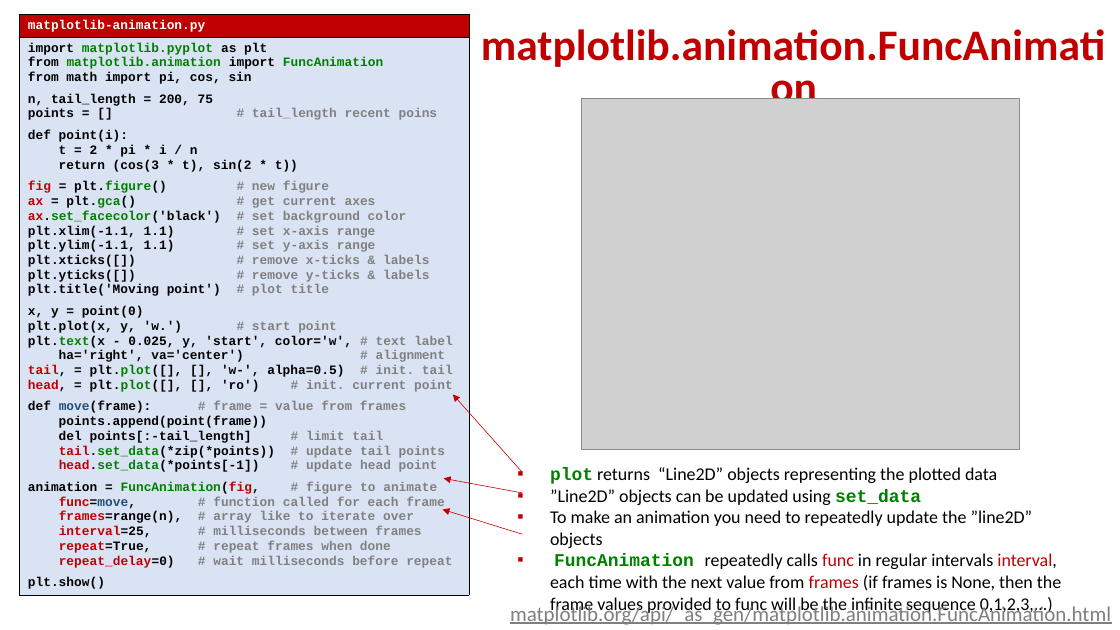
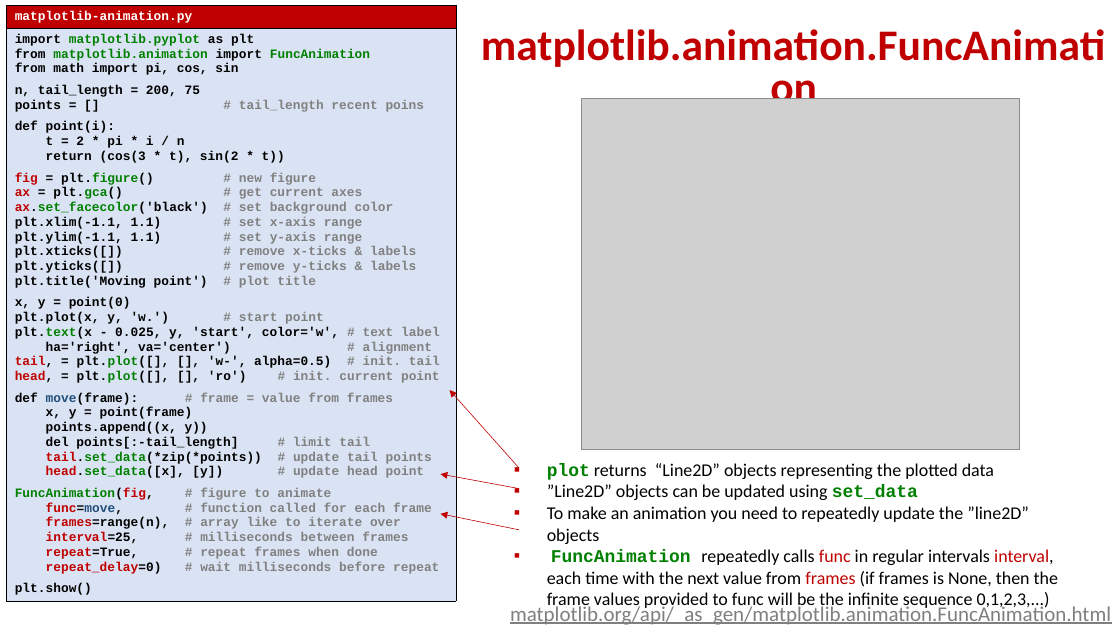
Before and after one commit to gsbrodal/gsbrodal.github.io, a slide deck: slide 18 of ipsa/slides/optimization.pptx. Drawn at 1120x630 pixels with LibreOffice and Linux fonts; fonts in the diff are those of the drawing; grey boxes stand for pictures. Boxes give left, top, right and bottom in pixels: in the first picture for what was removed or moved away, otherwise in the second. Text is boxed around its words. In the diff, an @@ line names an element or a change of style, - is before the commit and + after.

```diff
--- a/ipsa/slides/optimization.pptx
+++ b/ipsa/slides/optimization.pptx
@@ table at (7,5,456,625) @@
-row 2, column 1: import matplotlib.pyplot as plt / from matplotlib.animation import FuncAnimation from math import pi, cos, sin / n, tail_length = 200, 75 / points = [] # tail_length recent poins / def point(i): / t = 2 * pi * i / n / return (cos(3 * t), sin(2 * t)) / fig = plt.figure() # new figure / ax = plt.gca() # get current axes / ax.set_facecolor('black') # set background color / plt.xlim(-1.1, 1.1) # set x-axis range / plt.ylim(-1.1, 1.1) # set y-axis range / plt.xticks([]) # remove x-ticks & labels / plt.yticks([]) # remove y-ticks & labels / plt.title('Moving point') # plot title / x, y = point(0) / plt.plot(x, y, 'w.') # start point / plt.text(x - 0.025, y, 'start', color='w', # text label / ha='right', va='center') # alignment / tail, = plt.plot([], [], 'w-', alpha=0.5) # init. tail / head, = plt.plot([], [], 'ro') # init. current point / def move(frame): # frame = value from frames / points.append(point(frame)) / del points[:-tail_length] # limit tail / tail.set_data(*zip(*points)) # update tail points / head.set_data(*points[-1]) # update head point / animation = FuncAnimation(fig, # figure to animate func=move, # function called for each frame frames=range(n), # array like to iterate over interval=25, # milliseconds between frames repeat=True, # repeat frames when done repeat_delay=0) # wait milliseconds before repeat / plt.show()
+row 2, column 1: import matplotlib.pyplot as plt / from matplotlib.animation import FuncAnimation from math import pi, cos, sin / n, tail_length = 200, 75 / points = [] # tail_length recent poins / def point(i): / t = 2 * pi * i / n / return (cos(3 * t), sin(2 * t)) / fig = plt.figure() # new figure / ax = plt.gca() # get current axes / ax.set_facecolor('black') # set background color / plt.xlim(-1.1, 1.1) # set x-axis range / plt.ylim(-1.1, 1.1) # set y-axis range / plt.xticks([]) # remove x-ticks & labels / plt.yticks([]) # remove y-ticks & labels / plt.title('Moving point') # plot title / x, y = point(0) / plt.plot(x, y, 'w.') # start point / plt.text(x - 0.025, y, 'start', color='w', # text label / ha='right', va='center') # alignment / tail, = plt.plot([], [], 'w-', alpha=0.5) # init. tail / head, = plt.plot([], [], 'ro') # init. current point / def move(frame): # frame = value from frames / x, y = point(frame) / points.append((x, y)) / del points[:-tail_length] # limit tail / tail.set_data(*zip(*points)) # update tail points / head.set_data([x], [y]) # update head point / FuncAnimation(fig, # figure to animate func=move, # function called for each frame frames=range(n), # array like to iterate over interval=25, # milliseconds between frames repeat=True, # repeat frames when done repeat_delay=0) # wait milliseconds before repeat / plt.show()
@@ table: place and size @@
-table at (19,14,469,619)
+table at (7,5,456,625)
@@ 2 arrows, 1 text: place and size @@
-2 arrows, 1 text at (444,395,1061,615)
+2 arrows, 1 text at (440,390,1058,611)
@@ arrow moved from (523, 534) - (443, 510) to (519, 530) - (440, 514) @@
```
Also in this commit, not shown: 2 other slides changed, 3 other files.
